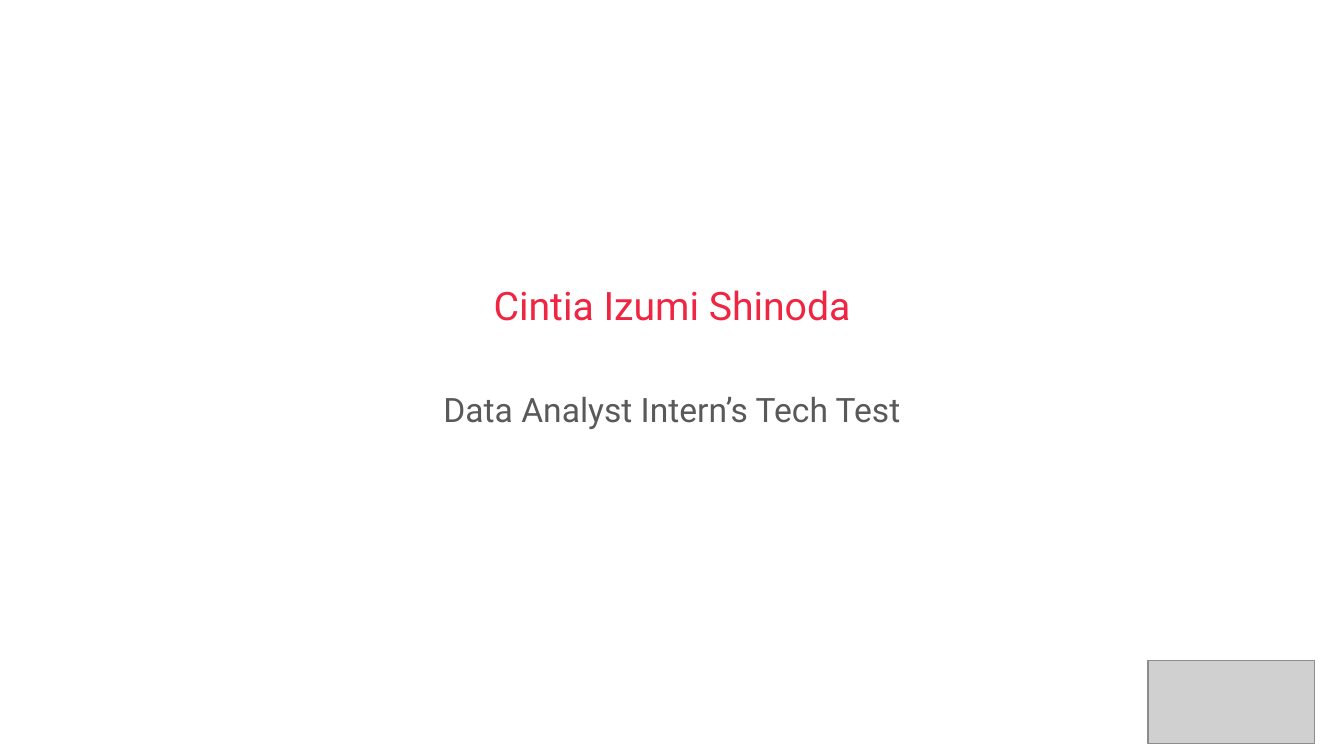
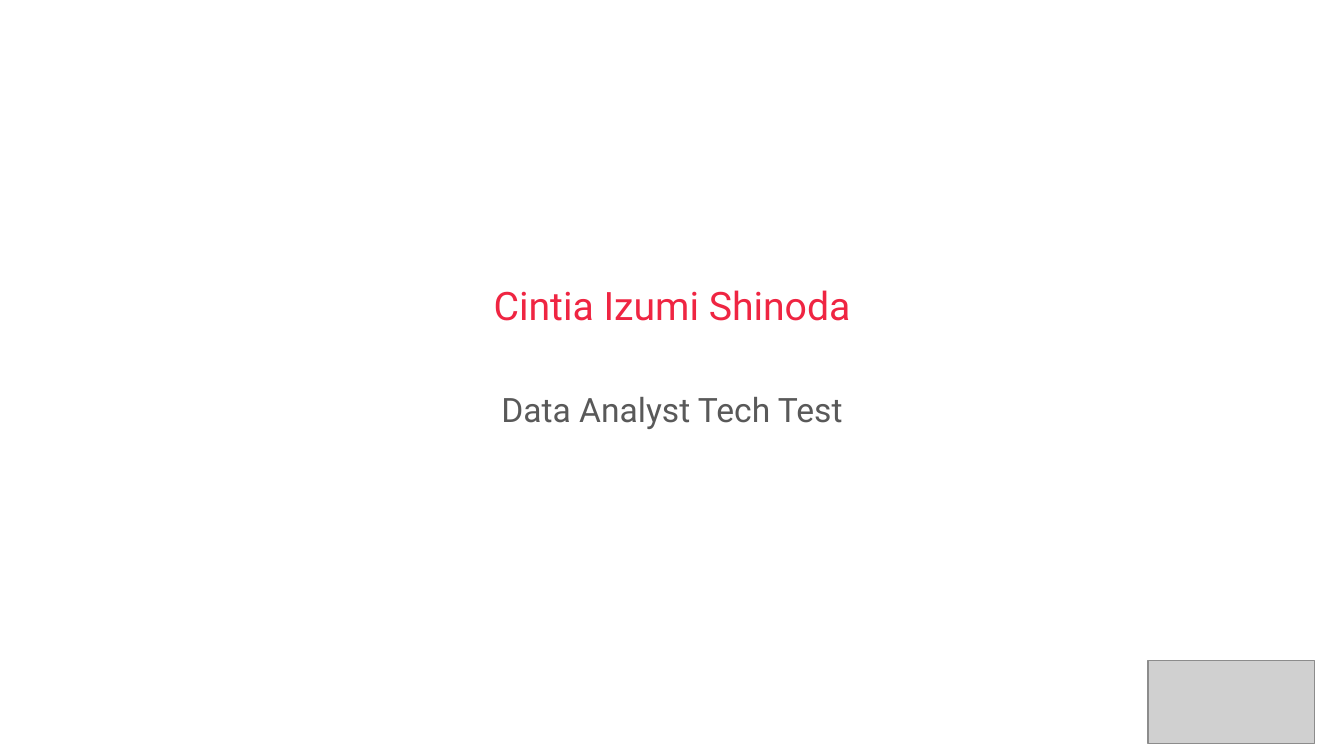
Before and after one commit to cintia-shinoda/rockspoon, a slide deck: slide 1 of presentation-CINTIA-SHINODA.pptx. Drawn at 1344x756 pixels with LibreOffice and Linux fonts; fonts in the diff are those of the drawing; grey boxes stand for pictures. Boxes give left, top, right and bottom in pixels: in the first picture for what was removed or moved away, otherwise in the second. Text is boxed around its words. In the diff, an @@ line names an element or a change of style, - is before the commit and + after.

```diff
--- a/presentation-CINTIA-SHINODA.pptx
+++ b/presentation-CINTIA-SHINODA.pptx
@@ subtitle at (501, 397, 843, 429): text changed @@
-Data Analyst Intern’s Tech Test
+Data Analyst Tech Test
```
Also in this commit, not shown: 4 other files.
